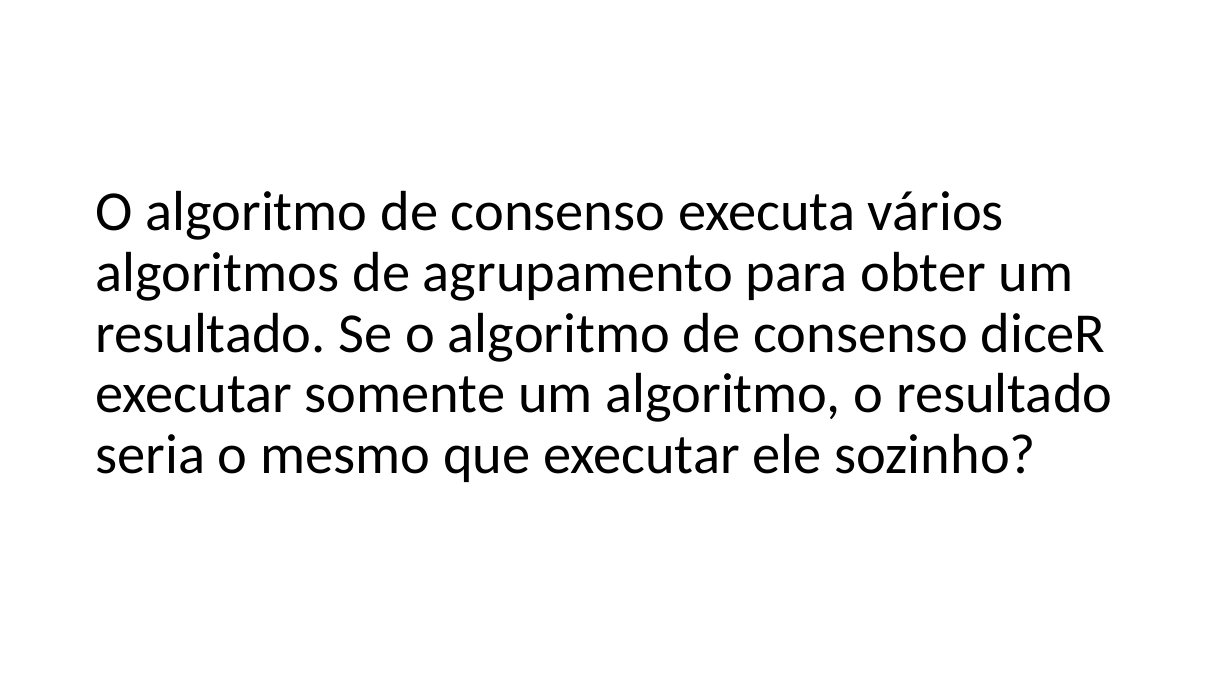
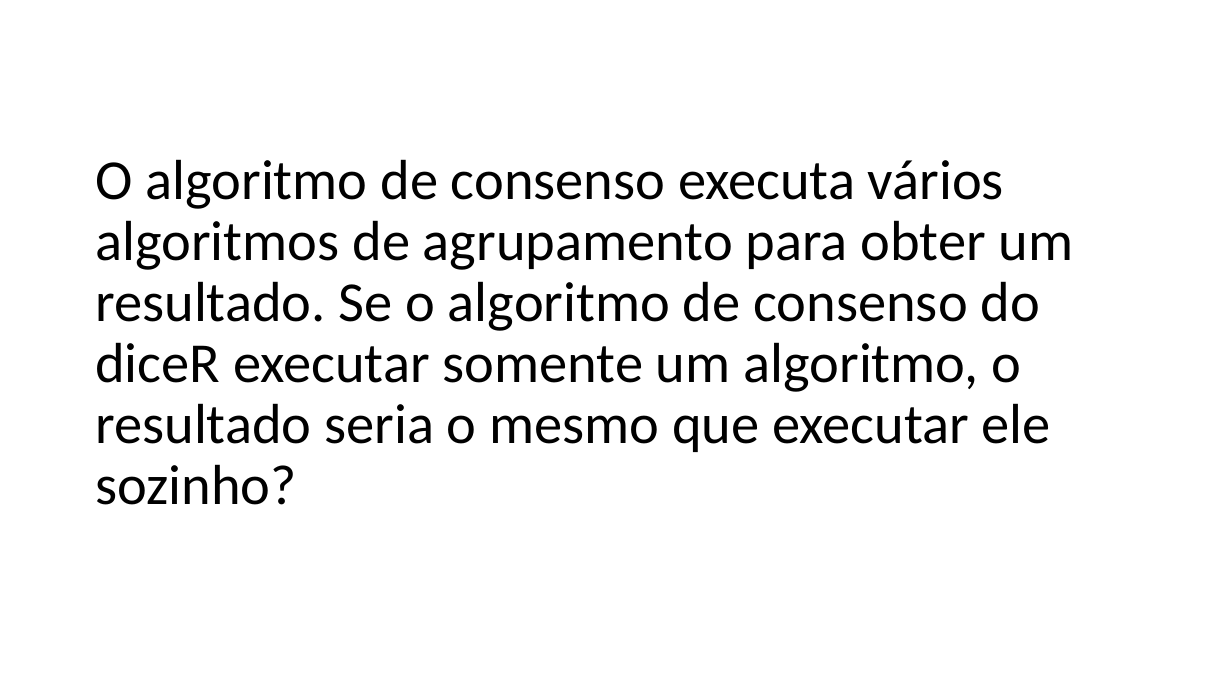
Before and after one commit to alciomarhollanda/clustering, a slide deck: slide 2 of Estudo/Orientação - Agrupamento de Consenso.pptx. Drawn at 1232x693 pixels with LibreOffice and Linux fonts; fonts in the diff are those of the drawing. Boxes give left, top, right and bottom in pixels: in the first picture for what was removed or moved away, otherwise in the second. Text is boxed around its words. In the diff, an @@ line names an element or a change of style, - is before the commit and + after.

Commit message:
Apresentação

```diff
--- a/Estudo/Orientação - Agrupamento de Consenso.pptx
+++ b/Estudo/Orientação - Agrupamento de Consenso.pptx
@@ title at (95, 159, 1074, 505): text changed @@
-O algoritmo de consenso executa vários algoritmos de agrupamento para obter um resultado. Se o algoritmo de consenso diceR executar somente um algoritmo, o resultado seria o mesmo que executar ele sozinho?
+O algoritmo de consenso executa vários algoritmos de agrupamento para obter um resultado. Se o algoritmo de consenso do diceR executar somente um algoritmo, o resultado seria o mesmo que executar ele sozinho?
```
